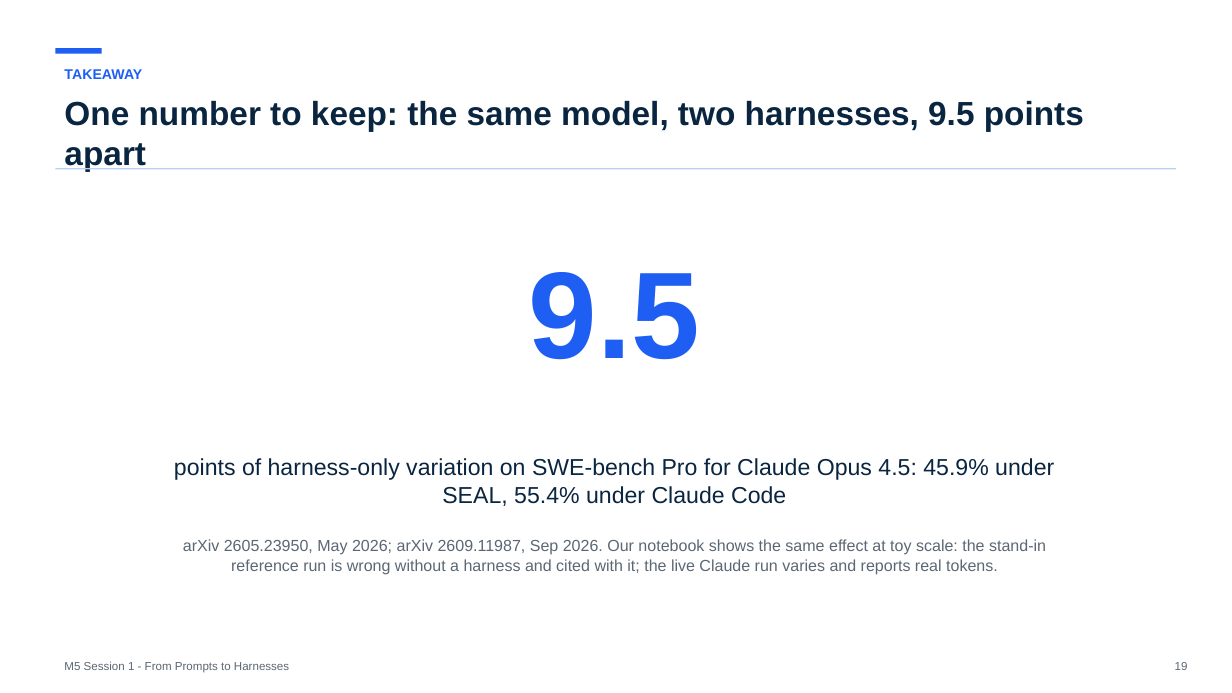
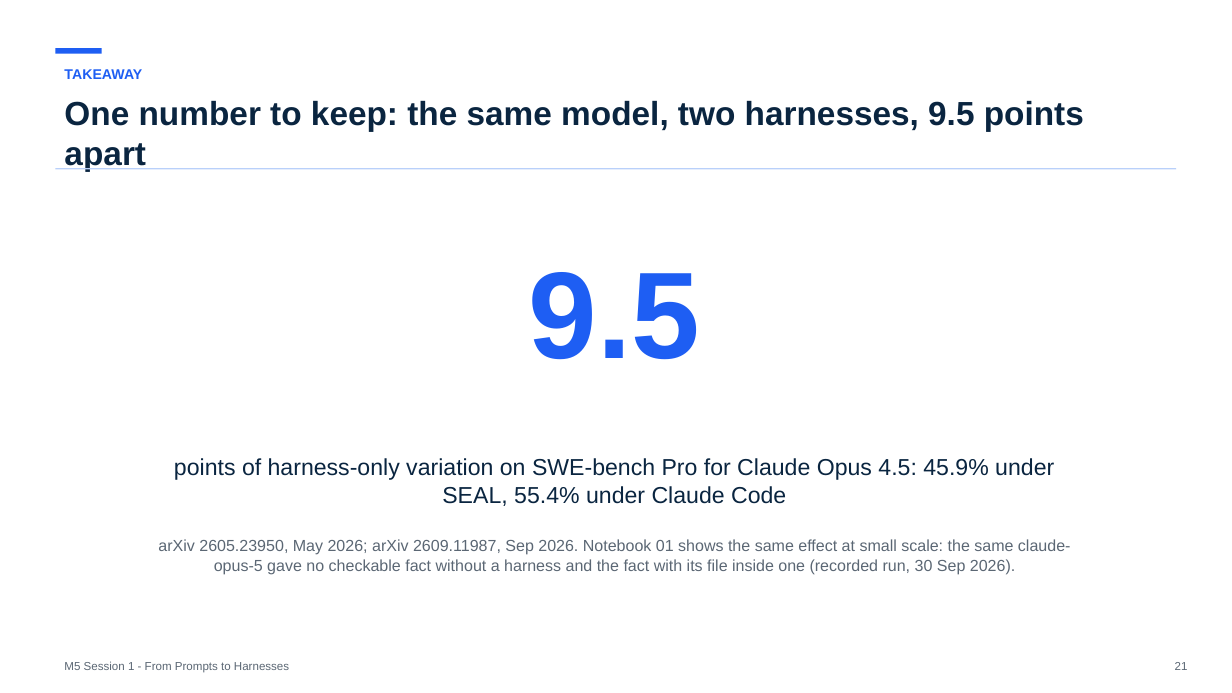
Before and after one commit to maglionejm/fontys-tech-exercises, a slide deck: slide 21 of presentations/m5-session-1-from-prompts-to-harnesses.pptx (slide 19 before the commit). Drawn at 1232x693 pixels with LibreOffice and Linux fonts; fonts in the diff are those of the drawing. Boxes give left, top, right and bottom in pixels: in the first picture for what was removed or moved away, otherwise in the second. Text is boxed around its words. In the diff, an @@ line names an element or a change of style, - is before the commit and + after.

```diff
--- a/presentations/m5-session-1-from-prompts-to-harnesses.pptx
+++ b/presentations/m5-session-1-from-prompts-to-harnesses.pptx
@@ text at bbox=[158, 539, 1071, 575]: text changed @@
-arXiv 2605.23950, May 2026; arXiv 2609.11987, Sep 2026. Our notebook shows the same effect at toy scale: the stand-in reference run is wrong without a harness and cited with it; the live Claude run varies and reports real tokens.
+arXiv 2605.23950, May 2026; arXiv 2609.11987, Sep 2026. Notebook 01 shows the same effect at small scale: the same claude-opus-5 gave no checkable fact without a harness and the fact with its file inside one (recorded run, 30 Sep 2026).
@@ text at bbox=[1175, 662, 1188, 670]: text changed @@
-19
+21
```
Also in this commit, not shown: 8 other slides changed, 3 slides added, 1 slide removed, 1 other file.
